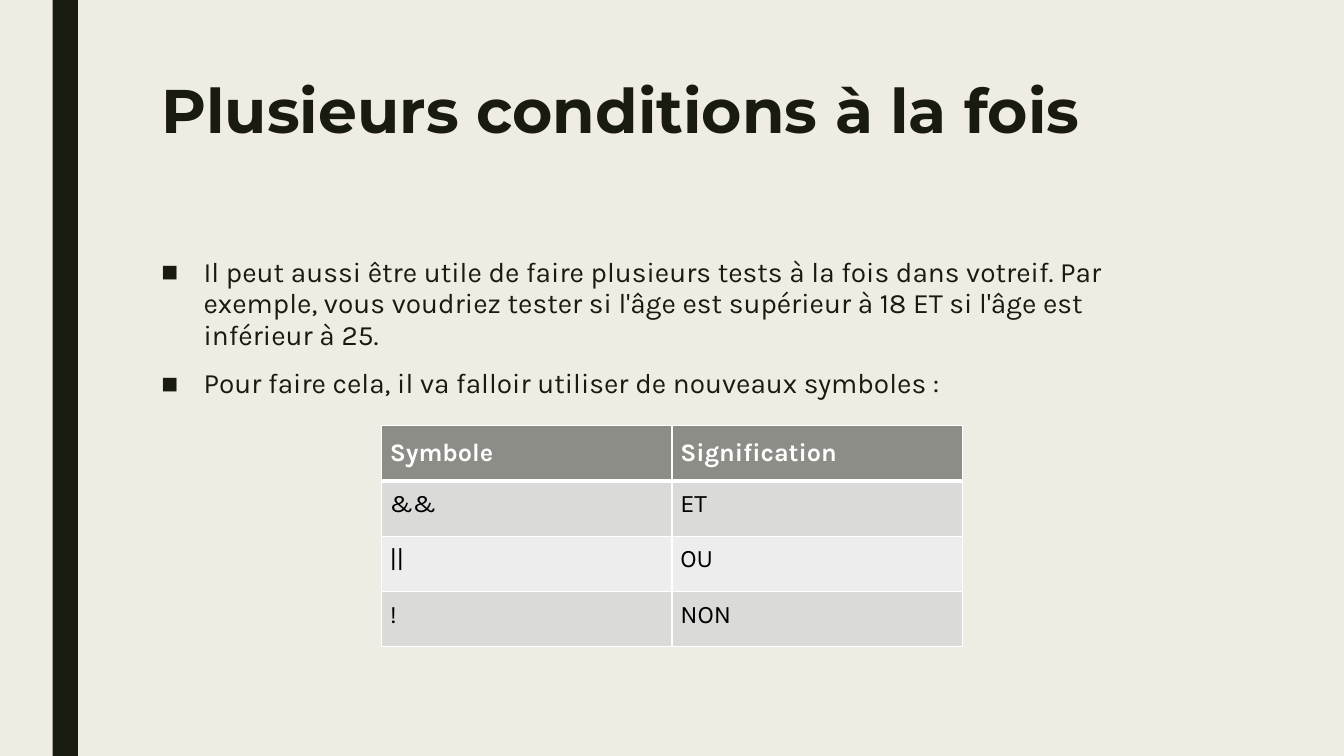
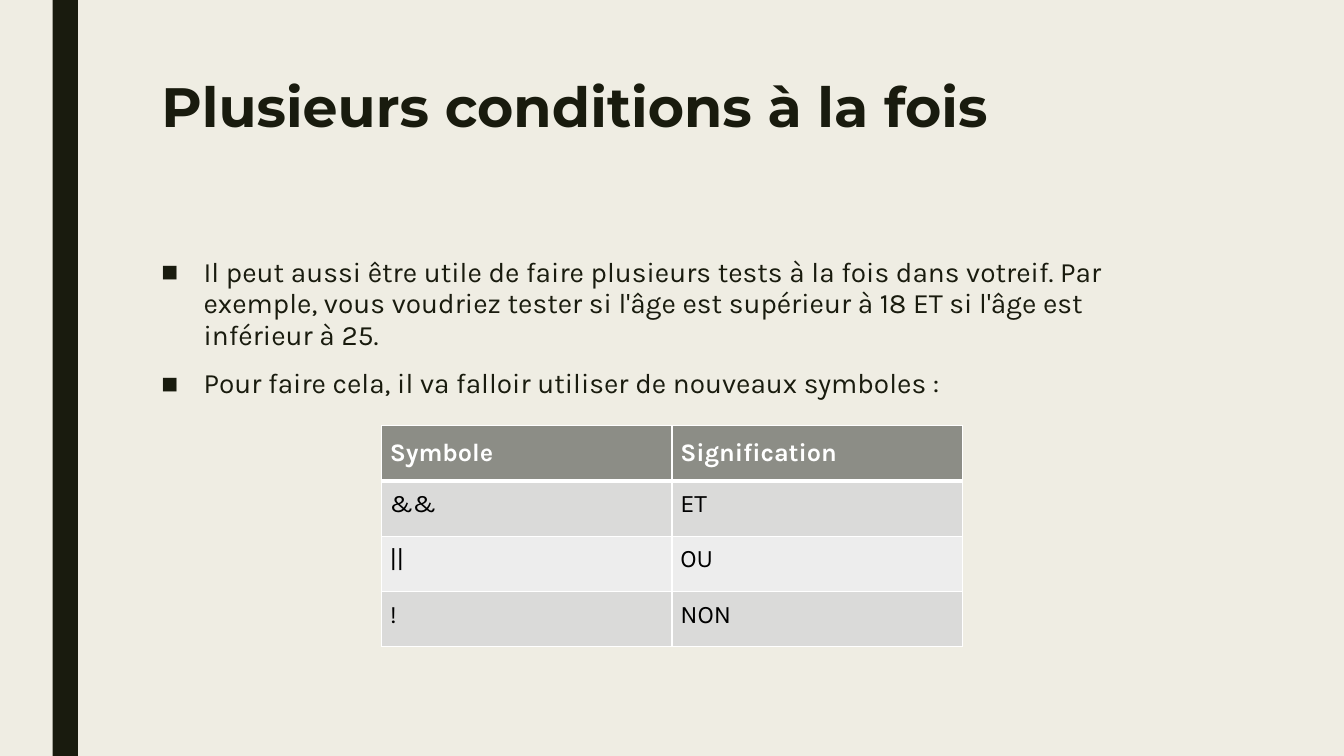
Before and after one commit to hollyufo/resume_de_sass, a slide deck: slide 17 of Résume de sass.pptx. Drawn at 1344x756 pixels with LibreOffice and Linux fonts; fonts in the diff are those of the drawing. Boxes give left, top, right and bottom in pixels: in the first picture for what was removed or moved away, otherwise in the second. Text is boxed around its words. In the diff, an @@ line names an element or a change of style, - is before the commit and + after.

```diff
--- a/Résume de sass.pptx
+++ b/Résume de sass.pptx
@@ title "Plusieurs conditions à la fois" at box(161, 83, 988, 128): size 44 to 39.6 pt @@
```
Also in this commit, not shown: 1 other slide changed, 1 slide added, 3 other files.
